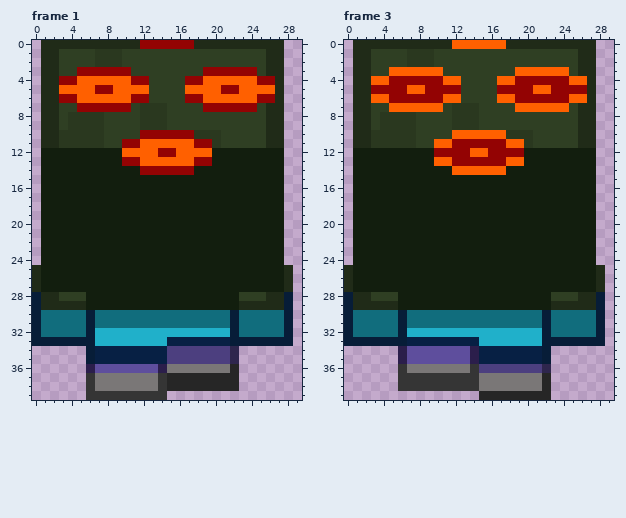
Animated GIF sprite -- src/res/img/minecraft/entity/character/enemy/zombie/zombieStunB.gif. The first picture shows the starting point.
The file is 30x40 pixels, 4 frames. Colours within 5 levels of each other are drawn and written as one. Shown: frame 1, frame 3.
Now the later version:
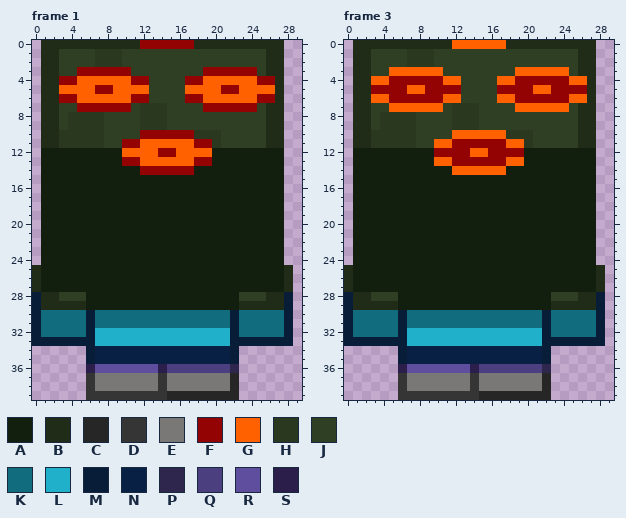
Palette (. is transparent): A #121e0e  B #202b18  C #262626  D #353535  E #7a7777  F #930303  G #ff6000  H #2a381f  J #2f3f23  K #116d7d  L #20b0ca  M #071d38  N #072044  P #2e264d  Q #4c3f7f  R #5e4e9d  S #2b1e4b
From old to new:
Frame 1:
y 33: x 15..21 NNNNNNN -> LLLLLLL
y 34..35: x 15..22 QQQQQQQP -> NNNNNNNM
y 36: x 15..22 EEEEEEEC -> QQQQQQQP
y 37..38: x 15..21 CCCCCCC -> EEEEEEE
y 39: x 15..22 ........ -> CCCCCCCC
Frame 3:
y 33: x 7..14 NNNNNNNN -> LLLLLLLL
y 34..35: x 6..14 SRRRRRRRS -> MNNNNNNNN
y 36: x 6..14 DEEEEEEED -> SRRRRRRRS
y 37..38: x 7..13 DDDDDDD -> EEEEEEE
y 39: x 6..14 ......... -> DDDDDDDDD
Where, in picture pixels (left, top, right, bottom), the same in both pictures:
changed: (167, 337, 239, 400)
changed: (398, 337, 479, 400)
